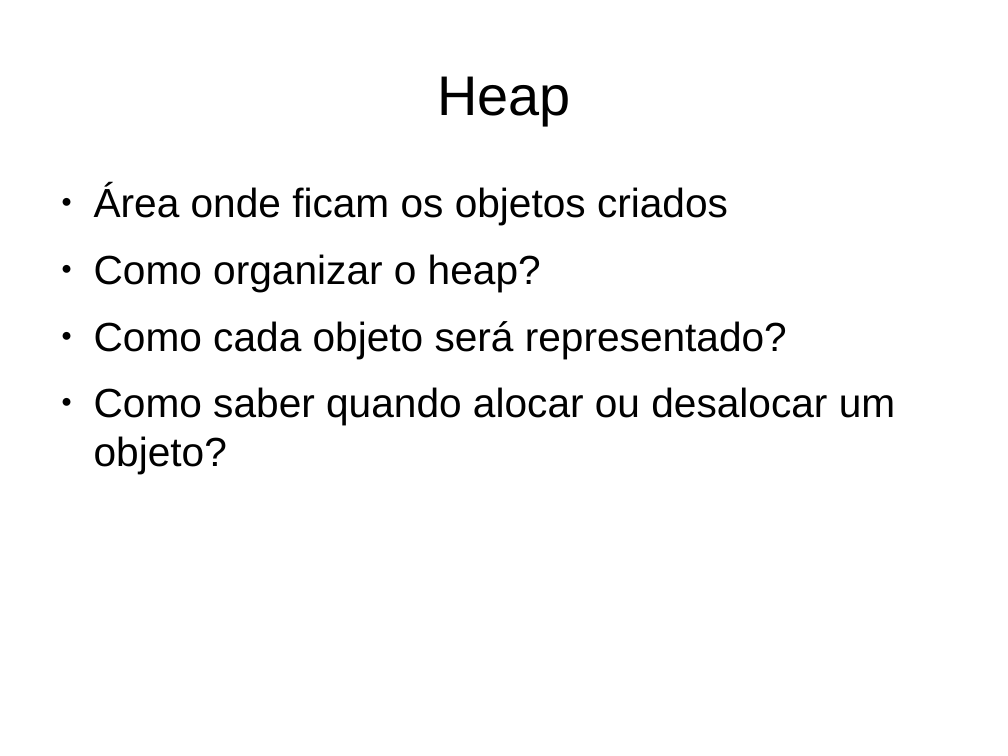
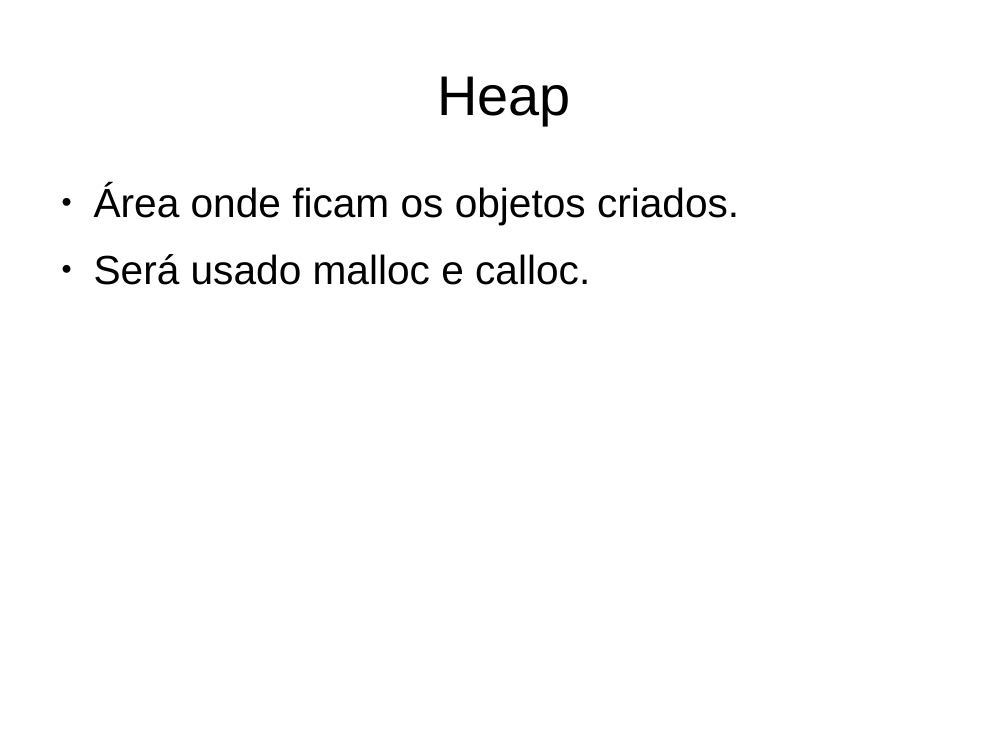
Before and after one commit to gabrielmm1234/jvm-sb, a slide deck: slide 18 of projetoLogico/apresentacao.odp (slide 17 before the commit). Drawn at 1008x756 pixels with LibreOffice and Linux fonts; fonts in the diff are those of the drawing. Boxes give left, top, right and bottom in pixels: in the first picture for what was removed or moved away, otherwise in the second. Text is boxed around its words. In the diff, an @@ line names an element or a change of style, - is before the commit and + after.

```diff
--- a/projetoLogico/apresentacao.odp
+++ b/projetoLogico/apresentacao.odp
@@ text at (94,185,739,285): text changed @@
-● Área onde ficam os objetos criados
-● Como organizar o heap?
-● Como cada objeto será representado?
-● Como saber quando alocar ou desalocar um objeto?
+● Área onde ficam os objetos criados.
+● Será usado malloc e calloc.
```
Also in this commit, not shown: 15 other slides changed, 2 slides added, 3 slides removed, 1 other file.
